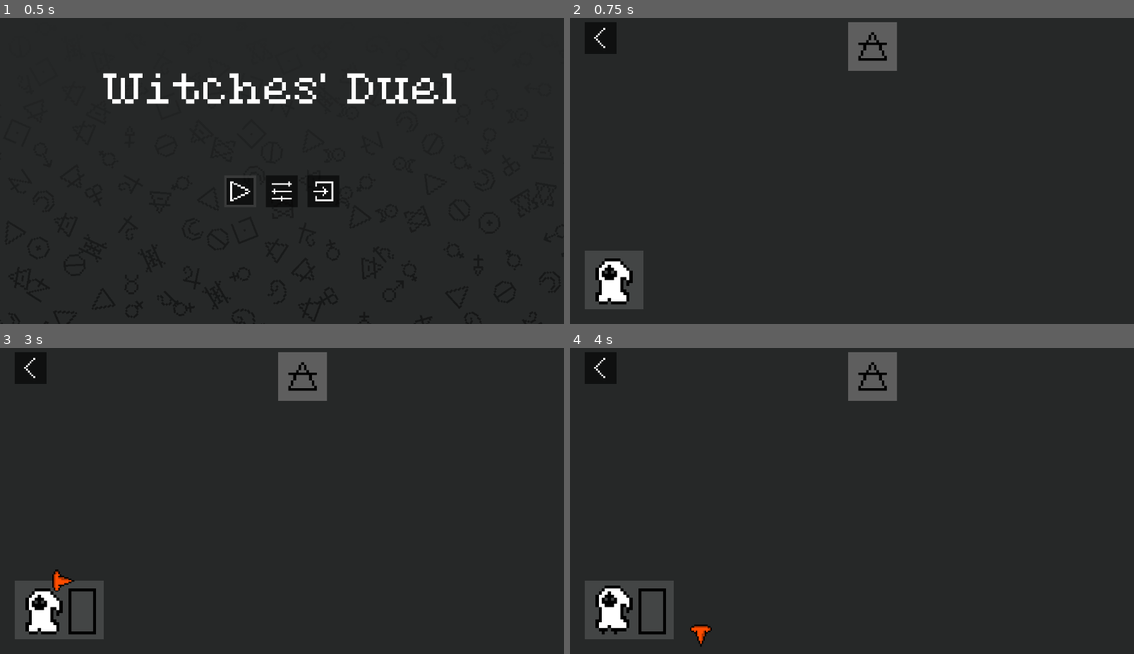
Above: before the commit, frames 1-4 (two rows, left to right).
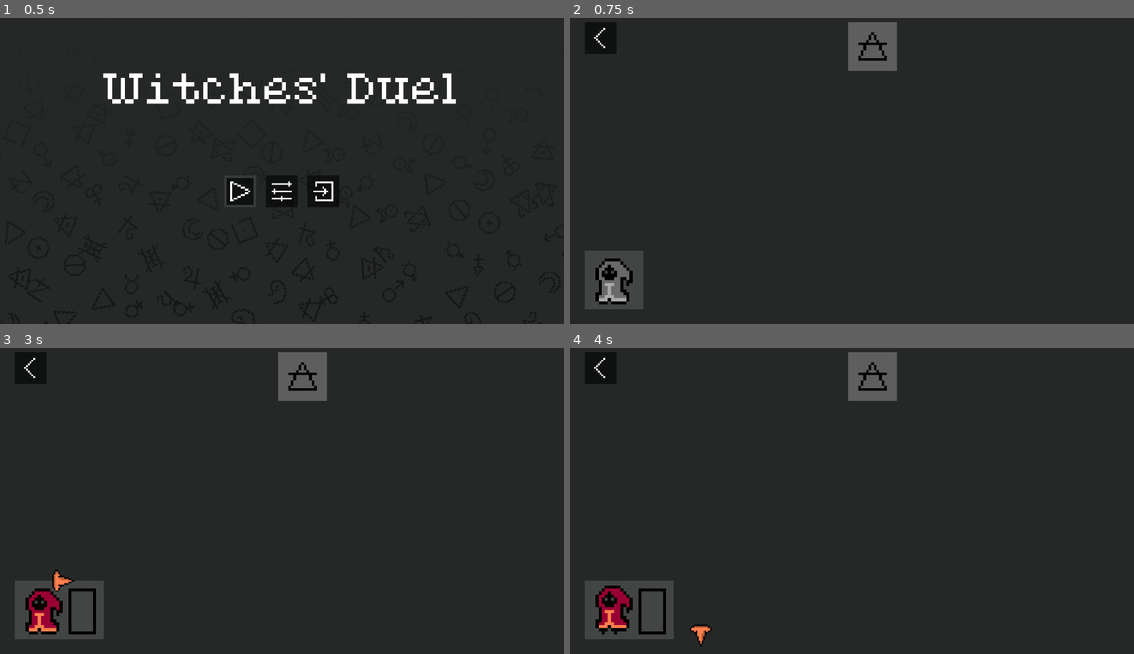
Above: after the commit, the same moments.

Repository: Andreabee0/Witches--Duel
Game: Godot game, scene res://scenes/menu.tscn
The game is run twice, just before and just after one commit, with the same random seed, the same clock (stepped at 60 frames per second) and the same inputs.
Inputs (mouse positions are in pixels of both pictures, inside the frame that each line leads up to):
- Up to frame 1 (0.5 s): no input
- Up to frame 2 (0.75 s): click (812, 192) at 0.5 s
- Up to frame 3 (3 s): click (28, 369) at 1.25 s; click (242, 522) at 2 s; tap Enter (multi_ui_accept) at 2.75, 2.85 s; hold Right (move_right) from 2.78 s (still down)
- Up to frame 4 (4 s): release Right (move_right) at 3.53 s; hold Down (move_down) from 3.53 s (still down); tap S (look_down) at 3.6 s; tap Enter (multi_ui_accept) at 3.8 s

Frame 1 is identical in both runs. In frame 2, 0.5% of the frame differs, in the area x 5-11%, y 79-93%; in frame 3, 0.6%, in the area x 5-13%, y 73-93%; in frame 4, 0.6%.

Commit message:
Add primary and secondary colors

Diff:
--- a/src/menu/perk_select.gd
+++ b/src/menu/perk_select.gd
@@ -20,9 +20,9 @@
 func make_player() -> Node:
 	var ret: PlayerSelections = BASE_PLAYER.instantiate()
 	$VerticalContainer/PlayersContainer.add_child(ret)
-	ret.color = Color.GRAY
 	ret.spell_slots = 0
 	ret.perk_slots = 1 if Engine.is_editor_hint() else 0
+	ret.set_color(PlayerColor.make())
 	return ret
 
 
@@ -40,7 +40,7 @@
 			display.perk_slots = 1
 			display.set_selections(Players.get_selections_for_joined(device))
 		else:
-			display.set_color(Color.GRAY)
+			display.set_color(PlayerColor.make())
 			display.perk_slots = 0
 			display.set_selections(null)
 
--- a/src/menu/player_display.gd
+++ b/src/menu/player_display.gd
@@ -6,29 +6,29 @@
 const BASE_SPELL_SLOT := preload("res://scenes/components/spell_icon.tscn")
 const BASE_PERK_SLOT := preload("res://scenes/components/perk_icon.tscn")
 
-@export var color := Color.WHITE:
-	set = set_color
-
 @export var spell_slots := 0:
 	set = set_spell_slots
 
 @export var perk_slots := 0:
 	set = set_perk_slots
 
+var color := PlayerColor.new()
 var selections: Selections
 var cursor: Node2D
 var spells: Array[SpellIcon] = []
 var perk: Array[PerkIcon] = []
 
 
-func set_color(value: Color) -> void:
+func set_color(value: PlayerColor) -> void:
 	color = value
 	if cursor:
-		cursor.color = color
+		cursor.color = color.secondary
 	for slot in spells:
-		slot.color = color
+		slot.color = color.secondary
 	for p in perk:
-		p.color = color
+		p.color = color.secondary
+	$Margin/MainContainer/PlayerSprites/Belt.modulate = color.secondary
+	$Margin/MainContainer/PlayerSprites/Robe.modulate = color.primary
 
 
 func set_spell_slots(value) -> void:
@@ -44,14 +44,14 @@
 func make_spell_slot() -> Node:
 	var ret := BASE_SPELL_SLOT.instantiate()
 	$Margin/MainContainer/SpellsContainer.add_child(ret)
-	ret.color = color
+	ret.color = color.secondary
 	return ret
 
 
 func make_perk_slot() -> Node:
 	var ret := BASE_PERK_SLOT.instantiate()
 	$Margin/MainContainer/PerkContainer.add_child(ret)
-	ret.color = color
+	ret.color = color.secondary
 	return ret
 
 
@@ -68,7 +68,7 @@
 			cursor.global_position = (
 				starting_anchor.global_position + starting_anchor.size * Vector2(0.4, -0.1)
 			)
-			cursor.color = color
+			cursor.color = color.secondary
 		cursor.selections = selections
 	elif cursor:
 		cursor.queue_free()
@@ -87,6 +87,5 @@
 
 
 func _ready() -> void:
-	set_color(color)
 	set_perk_slots(perk_slots)
 	set_spell_slots(spell_slots)
--- a/src/menu/player_selectable.gd
+++ b/src/menu/player_selectable.gd
@@ -36,7 +36,7 @@
 func set_player_selected(player: int, select: bool) -> void:
 	if select and not players.has(player):
 		players[player] = color_count
-		colors.append(Players.colors[player])
+		colors.append(Players.colors[player].secondary)
 		set_colors(colors)
 		set_color_count(players.size())
 	elif not select and players.has(player):
--- /dev/null
+++ b/src/player_color.gd
@@ -0,0 +1,25 @@
+class_name PlayerColor
+extends RefCounted
+
+static var colors: Array[PlayerColor] = [
+	PlayerColor.make(Color(0.6, 0, 0.2, 1), Color(1, 0.5, 0.3, 1)),
+	PlayerColor.make(Color(0.3, 0.3, 0.7, 1), Color(0.6, 0.85, 0.9, 1)),
+	PlayerColor.make(Color(0.9, 0.7, 0, 1), Color(1, 0.95, 0.6, 1)),
+	PlayerColor.make(Color(0, 0.4, 0, 1), Color(0.4, 0.8, 0.2, 1)),
+]
+
+var primary: Color
+var secondary: Color
+
+
+static func make(
+	primary_color := Color.DIM_GRAY, secondary_color := Color.DARK_GRAY
+) -> PlayerColor:
+	var ret := PlayerColor.new()
+	ret.primary = primary_color
+	ret.secondary = secondary_color
+	return ret
+
+
+func equals(other: PlayerColor) -> bool:
+	return primary == other.primary and secondary == other.secondary
--- a/src/players.gd
+++ b/src/players.gd
@@ -2,13 +2,6 @@
 
 signal devices_changed
 signal joined_devices_changed
-
-const COLORS: Array[Color] = [
-	Color(1, 0.3, 0, 1),
-	Color(0.6, 0.85, 0.9, 1),
-	Color(1, 0.95, 0.6, 1),
-	Color(0.4, 0.9, 0.1, 1),
-]
 
 var devices: Array[DeviceInput]
 # dictionary of devices to their selections
@@ -37,16 +30,16 @@
 	devices_changed.emit()
 
 
-func next_color() -> Color:
-	for color in COLORS:
+func next_color() -> PlayerColor:
+	for color in PlayerColor.colors:
 		var present := false
 		for key in colors:
-			if colors[key] == color:
+			if colors[key].equals(color):
 				present = true
 				break
 		if not present:
 			return color
-	return COLORS[0]
+	return PlayerColor.colors[0]
 
 
 func get_device_count() -> int:
@@ -97,5 +90,5 @@
 	return selections[device.device]
 
 
-func get_color_for_joined(device: DeviceInput) -> Color:
+func get_color_for_joined(device: DeviceInput) -> PlayerColor:
 	return colors[device.device]
Not shown: 3 places in scenes/components/player_display.tscn that only renumber resources
